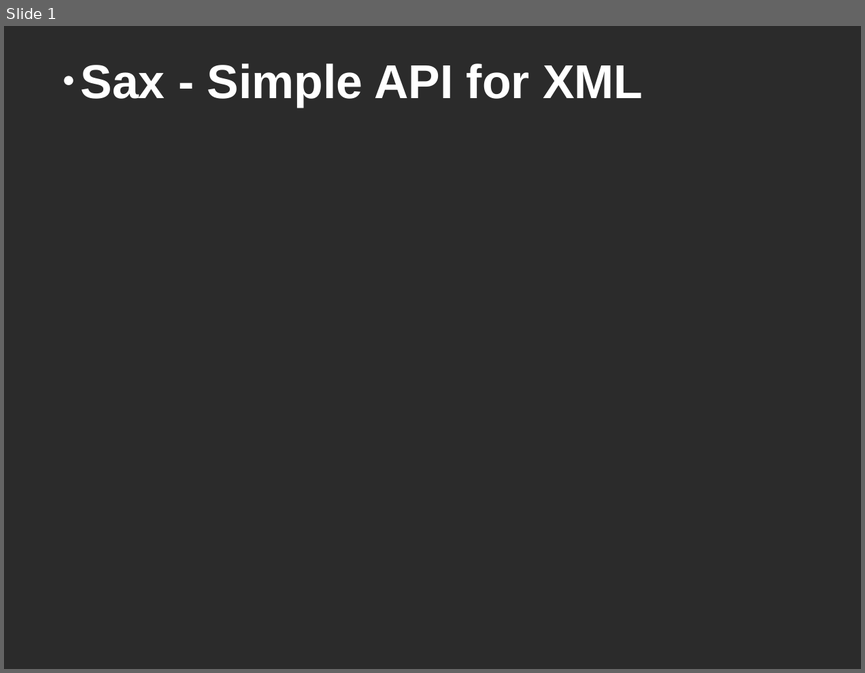
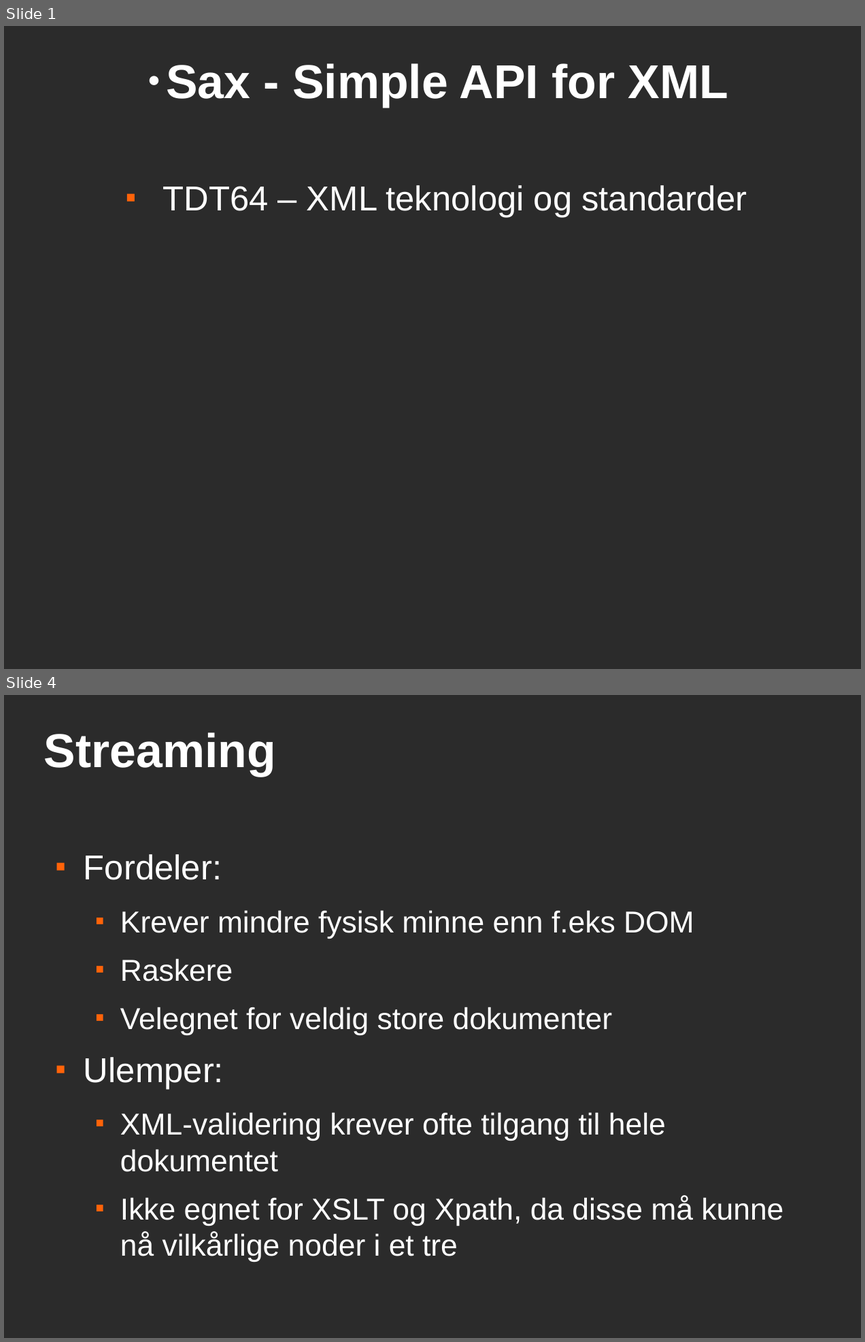
Before and after one commit to andrerav/xqft-parser, a slide deck: doc/sax.odp. Shown one above the other, each under a label of ours: slide 1 before the commit, slides 1 and 4 after it; the slides between them are not shown. The pictures are 865x673 and 865x1342 pixels, drawn with LibreOffice and Linux fonts; fonts in the diff are those of the drawing; background and template pictures are left out; a plain dark background stands for a picture behind light text. Boxes give left, top, right and bottom in pixels: in the first picture for what was removed or moved away, otherwise in the second. Text is boxed around its words. In the diff, an @@ line names an element or a change of style, - is before the commit and + after.

```diff
--- a/doc/sax.odp
+++ b/doc/sax.odp
@@ slide 4 added at [4, 695, 861, 1338], background picture (left out) @@
@@ title added at [44, 732, 276, 777], 44 pt, text #FFFFFF, bold @@
+Streaming
@@ text added at [84, 854, 783, 1262], 28 pt, text #FFFFFF @@
+■ Fordeler:
+  ■ Krever mindre fysisk minne enn f.eks DOM
+  ■ Raskere
+  ■ Velegnet for veldig store dokumenter
+■ Ulemper:
+  ■ XML-validering krever ofte tilgang til hele dokumentet
+  ■ Ikke egnet for XSLT og Xpath, da disse må kunne nå vilkårlige noder i et tre
@@ slide 1 changed as well @@
@@ title "Sax - Simple API for ..." at [166, 63, 728, 108]: alignment left to centre @@
@@ text added at [162, 185, 747, 218], 32 pt, text #FFFFFF @@
+■ TDT64 – XML teknologi og standarder
```
Also in this commit, not shown: 11 other slides added, 1 slide removed.
